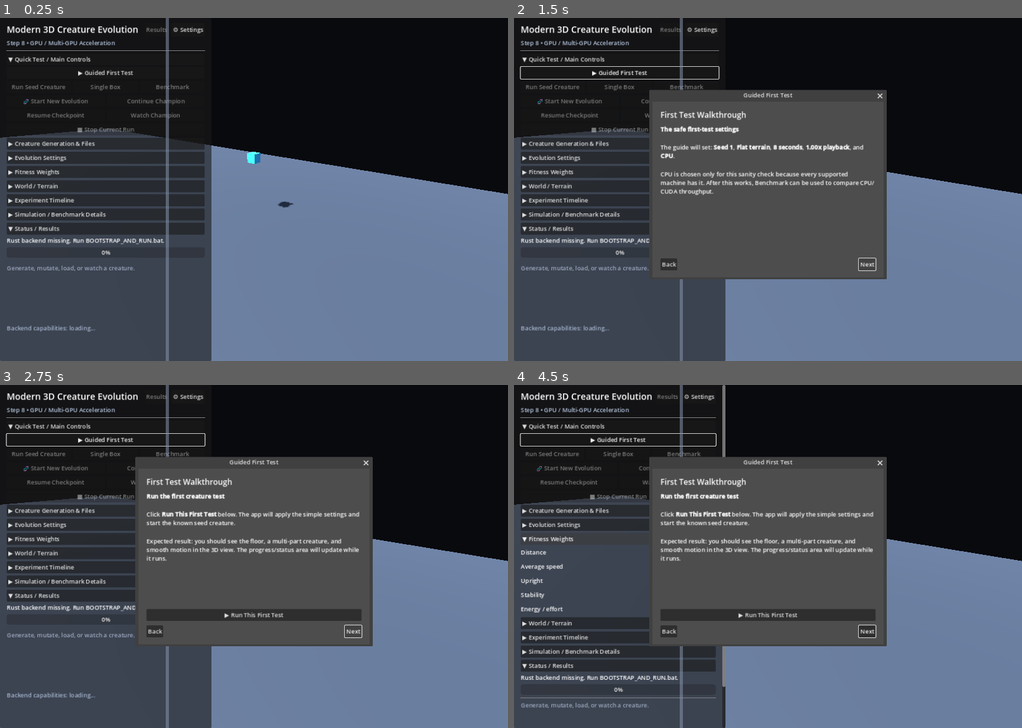
Above: before the commit, frames 1-4 (two rows, left to right).
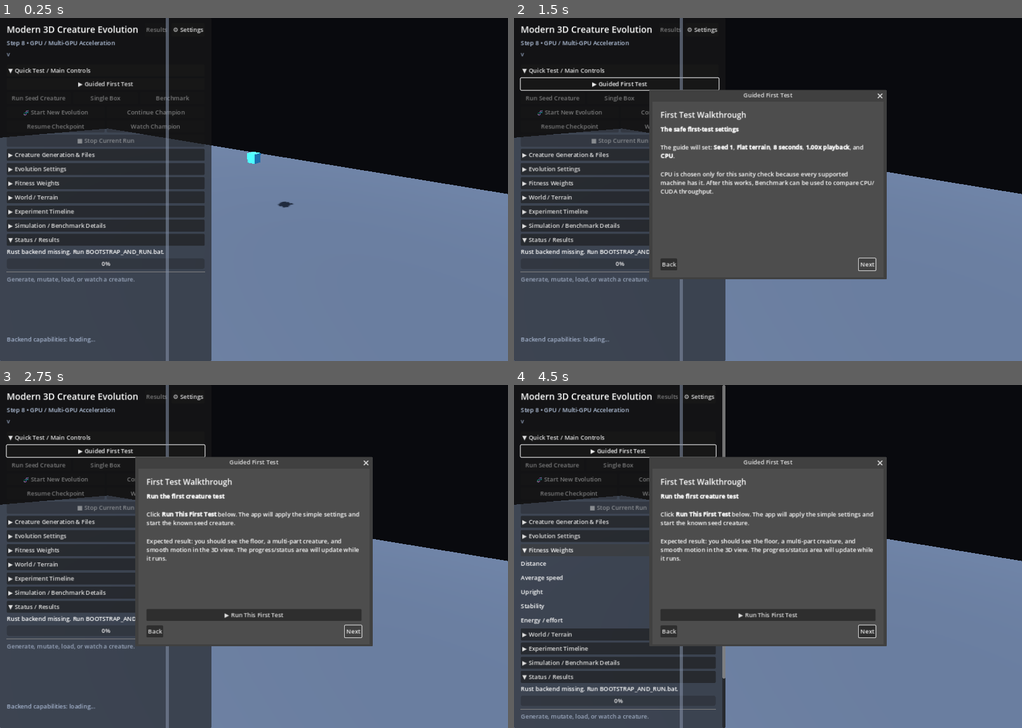
Above: after the commit, the same moments.

Repository: Quest79/Modern-3D-Creature-Evolution
Game: Godot game, scene res://main.tscn
Two runs of this game, one before a commit and one after it. Both use one fixed random seed, a clock stepped at 60 frames per second and the inputs below.
Inputs:
- Up to frame 1 (0.25 s): no input
- Up to frame 2 (1.5 s): click "▶ Guided First Test" at 0.5 s; click "Next" at 1.25 s
- Up to frame 3 (2.75 s): click "Next" at 2 s
- Up to frame 4 (4.5 s): click "▶ Creature Generation & Files" at 2.75 s; click "▼ Creature Generation & Files" at 3.5 s; click "▶ Fitness Weights" at 4.25 s

The runs differ from the first frame. In frame 1, 8.2% of the frame differs, in the area x 1-41%, y 9-95%; in frame 2, 6.8%; in frame 3, 6.8%; in frame 4, 8.1%.

Commit message:
Show app version and Git commit in HUD

Diff:
--- a/apps/godot/main.gd
+++ b/apps/godot/main.gd
@@ -97,6 +97,7 @@
 var _capabilities_label: Label
 var _hud_panel: PanelContainer
 var _title_label: Label
+var _version_label: Label
 var _section_headings: Array[Label] = []
 var _ui_theme: Theme
 var _settings_window: Window
@@ -414,6 +415,37 @@
     return project_dir.path_join("../..").simplify_path()
 
 
+func _git_short_revision() -> String:
+    var output: Array = []
+    var exit_code := OS.execute(
+        "git",
+        PackedStringArray([
+            "-C",
+            _repo_root_path(),
+            "rev-parse",
+            "--short=7",
+            "HEAD",
+        ]),
+        output,
+        true,
+        false
+    )
+    if exit_code != 0 or output.is_empty():
+        return ""
+
+    return str(output[0]).strip_edges()
+
+
+func _display_version() -> String:
+    var app_version := str(
+        ProjectSettings.get_setting("application/config/version", "0.1.0")
+    )
+    var revision := _git_short_revision()
+    if revision.is_empty():
+        return "v%s" % app_version
+    return "v%s • commit %s" % [app_version, revision]
+
+
 func _portable_data_root() -> String:
     return _repo_root_path().path_join(PORTABLE_DATA_DIR_NAME)
 
@@ -585,6 +617,12 @@
     subtitle.text = "Step 8 • GPU / Multi-GPU Acceleration"
     subtitle.modulate = Color(0.72, 0.78, 0.88)
     column.add_child(subtitle)
+
+    _version_label = Label.new()
+    _version_label.text = _display_version()
+    _version_label.modulate = Color(0.56, 0.62, 0.72)
+    _version_label.tooltip_text = "Application version and current Git commit."
+    column.add_child(_version_label)
 
     column.add_child(HSeparator.new())
 
